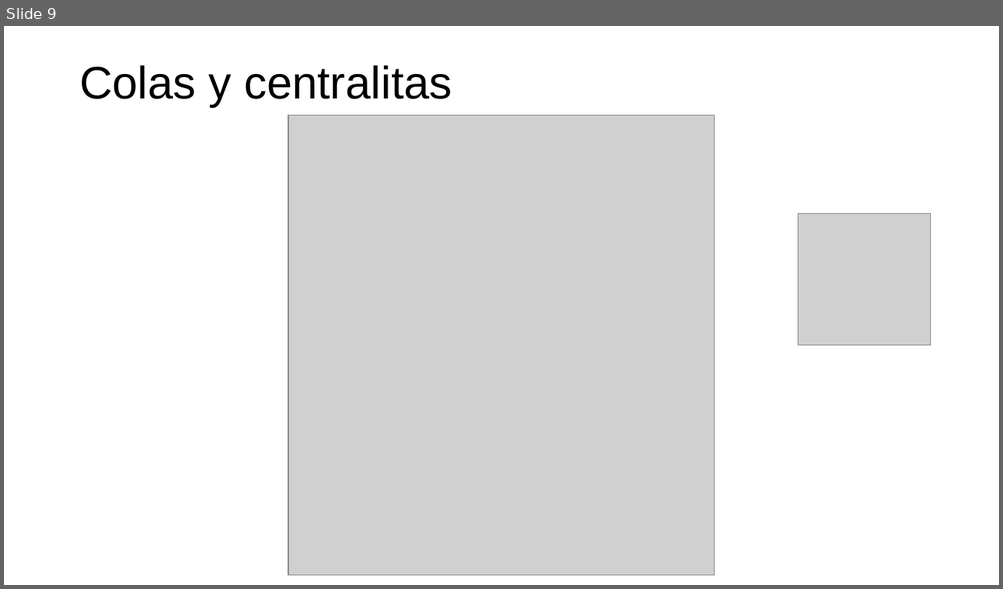
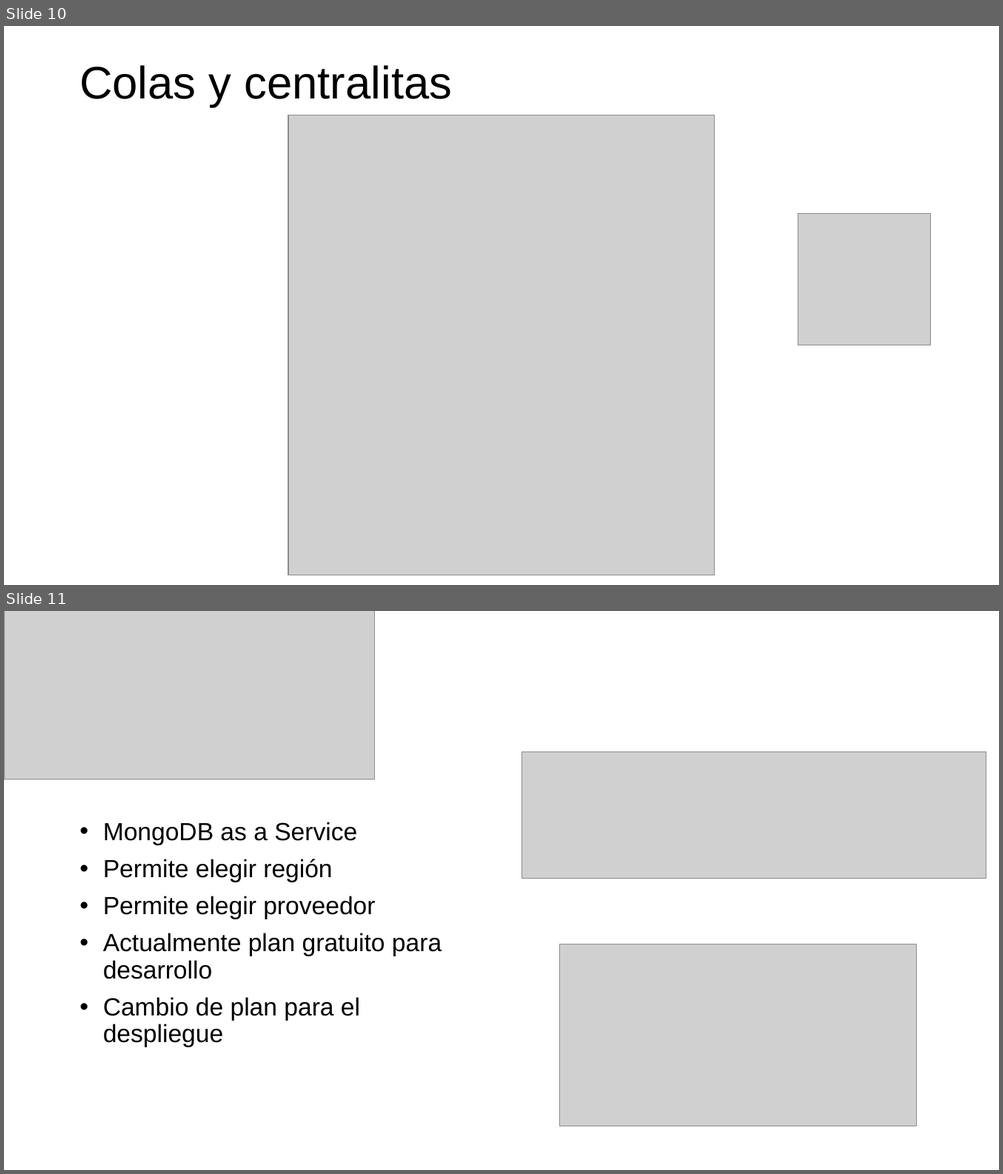
Before and after one commit to jorcox/TweetRegistration, a slide deck: Documentos/Presentación.pptx. Shown one above the other, each under a label of ours: slide 9 before the commit, slides 10 and 11 after it. The pictures are 1003x589 and 1003x1174 pixels, drawn with LibreOffice and Linux fonts; fonts in the diff are those of the drawing; grey boxes stand for pictures; background and template pictures are left out. Boxes give left, top, right and bottom in pixels: in the first picture for what was removed or moved away, otherwise in the second. Text is boxed around its words. In the diff, an @@ line names an element or a change of style, - is before the commit and + after.

```diff
--- a/Documentos/Presentación.pptx
+++ b/Documentos/Presentación.pptx
@@ slide 11 added at <box>4,611,999,1170</box>, background picture (left out) @@
@@ picture added at <box>4,611,375,780</box> @@
@@ picture added at <box>522,752,987,878</box> @@
@@ text added at <box>103,822,441,1048</box>, 24 pt, text #000000 @@
+• MongoDB as a Service
+• Permite elegir región
+• Permite elegir proveedor
+• Actualmente plan gratuito para desarrollo
+• Cambio de plan para el despliegue
@@ picture added at <box>560,945,916,1127</box> @@
@@ what was slide 9 is now slide 10 @@
```
Also in this commit, not shown: 1 slide changed, 7 other slides added, 8 other files.
